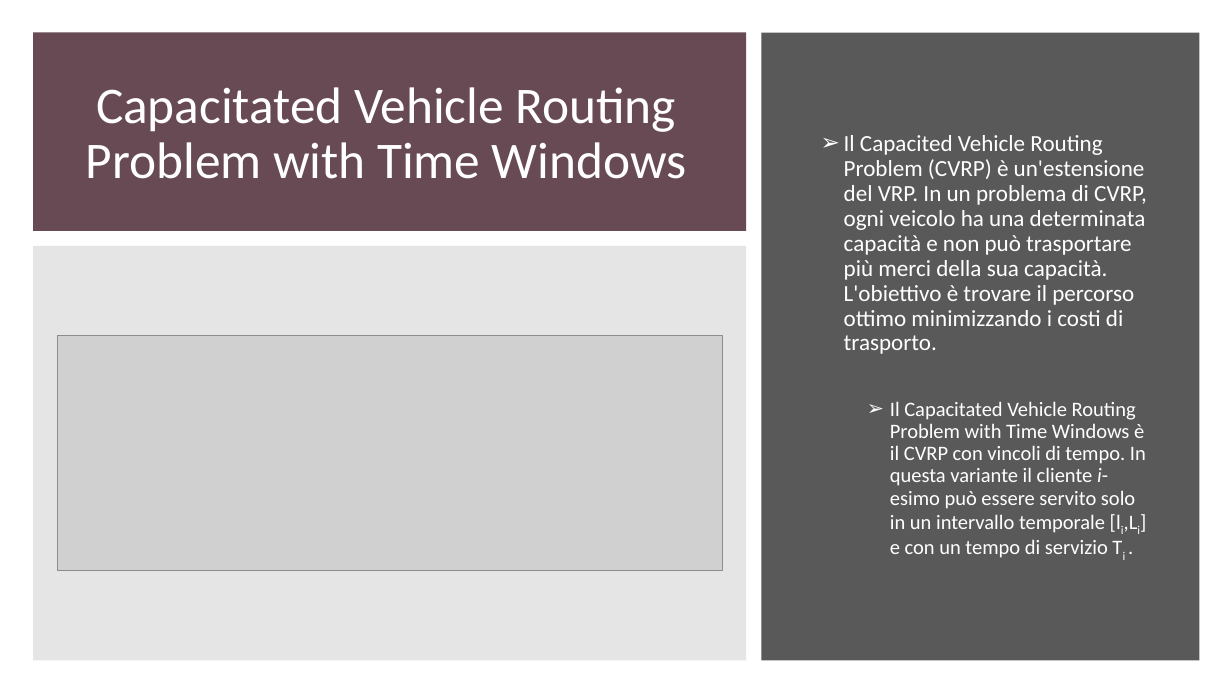
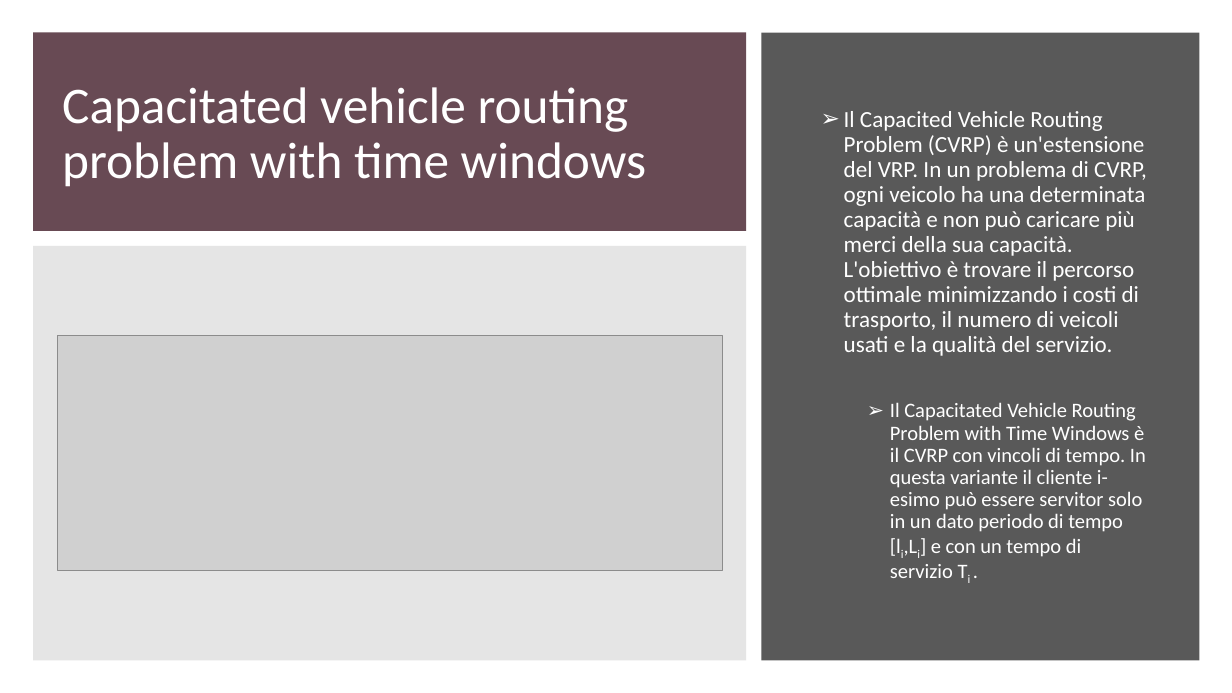
Before and after one commit to gdr-98/Greedy-heuristics-and-genetic-algorithm-for-a-CVRPTW-problem-resolution-, a slide deck: slide 3 of Power_point_nik.pptx. Drawn at 1232x693 pixels with LibreOffice and Linux fonts; fonts in the diff are those of the drawing; grey boxes stand for pictures. Boxes give left, top, right and bottom in pixels: in the first picture for what was removed or moved away, otherwise in the second. Text is boxed around its words. In the diff, an @@ line names an element or a change of style, - is before the commit and + after.

```diff
--- a/Power_point_nik.pptx
+++ b/Power_point_nik.pptx
@@ title at <box>62,87,646,187</box>: text changed @@
-Capacitated Vehicle Routing Problem with Time Windows
+Capacitated vehicle routing problem with time windows
@@ text at <box>844,111,1147,578</box>: text changed @@
-➢ Il Capacited Vehicle Routing Problem (CVRP) è un'estensione del VRP. In un problema di CVRP, ogni veicolo ha una determinata capacità e non può trasportare più merci della sua capacità. L'obiettivo è trovare il percorso ottimo minimizzando i costi di trasporto.
-  ➢ Il Capacitated Vehicle Routing Problem with Time Windows è il CVRP con vincoli di tempo. In questa variante il cliente i-esimo può essere servito solo in un intervallo temporale [li,Li] e con un tempo di servizio Ti .
+➢ Il Capacited Vehicle Routing Problem (CVRP) è un'estensione del VRP. In un problema di CVRP, ogni veicolo ha una determinata capacità e non può caricare più merci della sua capacità. L'obiettivo è trovare il percorso ottimale minimizzando i costi di trasporto, il numero di veicoli usati e la qualità del servizio.
+  ➢ Il Capacitated Vehicle Routing Problem with Time Windows è il CVRP con vincoli di tempo. In questa variante il cliente i-esimo può essere servitor solo in un dato periodo di tempo [li,Li] e con un tempo di servizio Ti .
```
Also in this commit, not shown: 14 other slides changed, 8 slides added, 5 slides removed.
